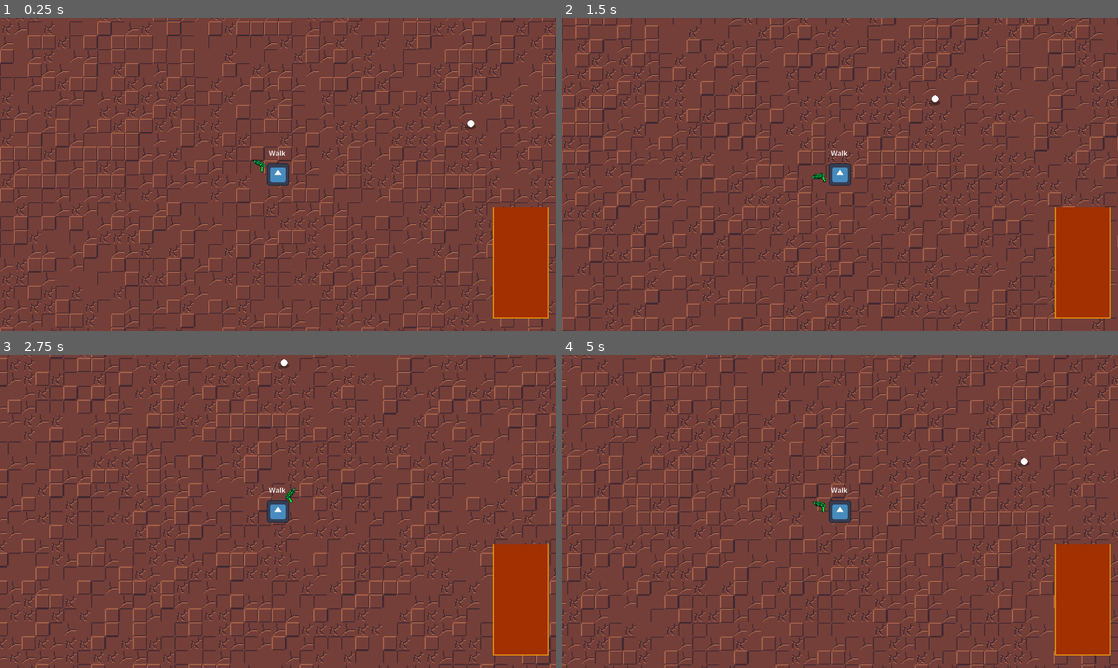
Above: before the commit, frames 1-4 (two rows, left to right).
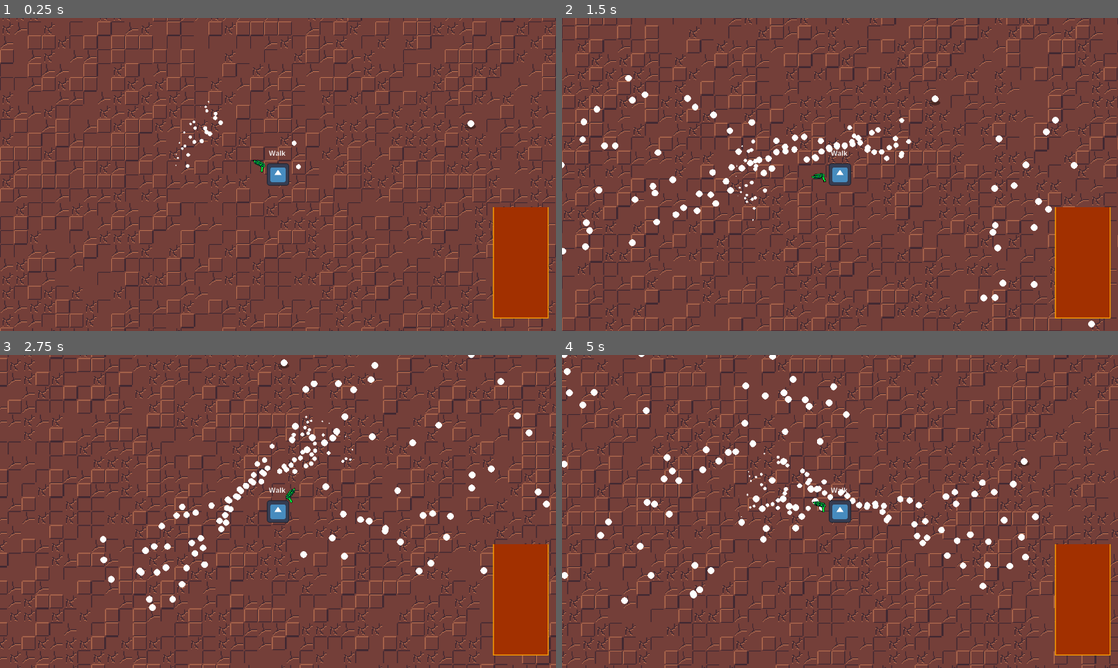
Above: after the commit, the same moments.

Repository: DinoStarBros/GWJ93Bounty
Game: Godot game, scene res://Screens/PrototypeScene/prototype_scene.tscn
Same seed, same stepped clock (60 frames per second), same inputs: the game is played once before the commit and once after it. The engine's default icon, where the game draws it, is replaced by a stand-in: a white triangle on a blue panel in a dark square.
Inputs (mouse positions are in pixels of both pictures, inside the frame that each line leads up to):
- Up to frame 1 (0.25 s): no input
- Up to frame 2 (1.5 s): move the mouse to (962, 158) at 0.52 s; hold D (Right) 0.53-1.28 s; move the mouse to (728, 190) at 1.27 s; hold S (Down) from 1.28 s (still down)
- Up to frame 3 (2.75 s): move the mouse to (333, 442) at 2.02 s; release S (Down) at 2.03 s; hold D (Right) from 2.03 s (still down)
- Up to frame 4 (5 s): move the mouse to (812, 574) at 2.77 s; release D (Right) at 2.78 s; hold W (Up) 2.78-3.53 s; move the mouse to (1006, 558) at 3.52 s; hold A (Left) from 3.53 s (still down); move the mouse to (673, 464) at 4.27 s

The runs differ from the first frame. In frame 1, 0.2% of the frame differs, in the area x 31-55%, y 26-49%; in frame 2, 1.9%; in frame 3, 2.1%; in frame 4, 2.3%, in the area x 0-86%, y 0-80%.

Commit message:
suck effect aint done yet lmao

Diff:
--- /dev/null
+++ b/Components/ProjectilesParent/projectiles_parent.gd
@@ -0,0 +1,8 @@
+extends Node2D
+## For the level scene
+## to store the projectiles
+class_name ProjectilesParent
+
+
+func _ready() -> void:
+	Global.projectiles_parent = self
--- /dev/null
+++ b/Components/ProjectilesParent/projectiles_parent.tscn
@@ -0,0 +1,6 @@
+[gd_scene format=3 uid="uid://5lwpl4poglip"]
+
+[ext_resource type="Script" uid="uid://bindsnkcfxeer" path="res://Components/ProjectilesParent/projectiles_parent.gd" id="1_nyysh"]
+
+[node name="ProjectilesParent" type="Node2D" unique_id=564160944]
+script = ExtResource("1_nyysh")
--- a/Globals/Global.gd
+++ b/Globals/Global.gd
@@ -1 +1,3 @@
 extends Node
+
+var projectiles_parent : ProjectilesParent
--- a/Juices/SuckParticle/suck_particle.gd
+++ b/Juices/SuckParticle/suck_particle.gd
@@ -2,9 +2,21 @@
 class_name SuckParticle
 
 var velocity : Vector2
+var dir : Vector2
+var suck_speed : float
+var desire_vel : Vector2
+var desire_scale : Vector2 = Vector2.ONE
+var destination : Vector2
+var dist_to_destination : float
+
+func _ready() -> void:
+	desire_vel = suck_speed * dir
+	scale = Vector2.ZERO
 
 func _physics_process(delta: float) -> void:
 	_move(delta)
+	velocity = lerp(velocity, desire_vel, 2.0 * delta)
+	scale = lerp(scale, desire_scale, 5.0 * delta)
 
 func _move(delta: float) -> void:
 	global_position += delta * velocity
--- a/Scenes/SuckEffect/suck_effect.gd
+++ b/Scenes/SuckEffect/suck_effect.gd
@@ -3,8 +3,27 @@
 
 @onready var suck_particle_start_x: Marker2D = %SuckParticleStartX
 
-func _physics_process(delta: float) -> void:
-	pass
+var rot : float
+var suck_speed : float = 1500
+
+const suck_range : float = 175
+const suck_circ : float = PI/6 ## suck_circumference
+
+func _process(delta: float) -> void:
+	for n in 2:
+		_spawn_suck_particle()
+	rot = owner.get_parent().rotation
 
 func _spawn_suck_particle() -> void:
 	var suck_particle : SuckParticle = References.juices["suck_particle"].instantiate()
+	var randrot : float = rot + randf_range(-suck_circ, suck_circ)
+
+	suck_particle.suck_speed = suck_speed
+	suck_particle.dir.x = -cos(randrot)
+	suck_particle.dir.y = -sin(randrot)
+
+	Global.projectiles_parent.add_child(suck_particle)
+
+	suck_particle.global_position = Vector2(
+		cos(randrot), sin(randrot)
+	) * suck_range + global_position
--- a/Scenes/SuckEffect/suck_effect.tscn
+++ b/Scenes/SuckEffect/suck_effect.tscn
@@ -7,4 +7,4 @@
 
 [node name="SuckParticleStartX" type="Marker2D" parent="." unique_id=1372842430]
 unique_name_in_owner = true
-position = Vector2(500, 0)
+position = Vector2(250, 0)
--- a/Screens/PrototypeScene/prototype_scene.tscn
+++ b/Screens/PrototypeScene/prototype_scene.tscn
@@ -5,6 +5,7 @@
 [ext_resource type="TileSet" uid="uid://hh56oj5oxojy" path="res://topdown_tiles.tres" id="3_mcb6p"]
 [ext_resource type="PackedScene" uid="uid://bv8bo56pdk3uc" path="res://SuckableItems/SuckableItem/suckable_item.tscn" id="4_ad07v"]
 [ext_resource type="Resource" uid="uid://dmfu0bo3i1rif" path="res://SuckableItems/coin.tres" id="5_hfigh"]
+[ext_resource type="PackedScene" uid="uid://5lwpl4poglip" path="res://Components/ProjectilesParent/projectiles_parent.tscn" id="6_hfigh"]
 
 [node name="PrototypeScene" type="Node2D" unique_id=1085877338]
 script = ExtResource("1_r410d")
@@ -23,3 +24,5 @@
 [node name="SuckableItem" parent="SuckableItems" unique_id=1053779839 instance=ExtResource("4_ad07v")]
 position = Vector2(444, -117)
 item_resource = ExtResource("5_hfigh")
+
+[node name="ProjectilesParent" parent="." unique_id=564160944 instance=ExtResource("6_hfigh")]
Not shown, added: Components/ProjectilesParent/projectiles_parent.gd.uid
